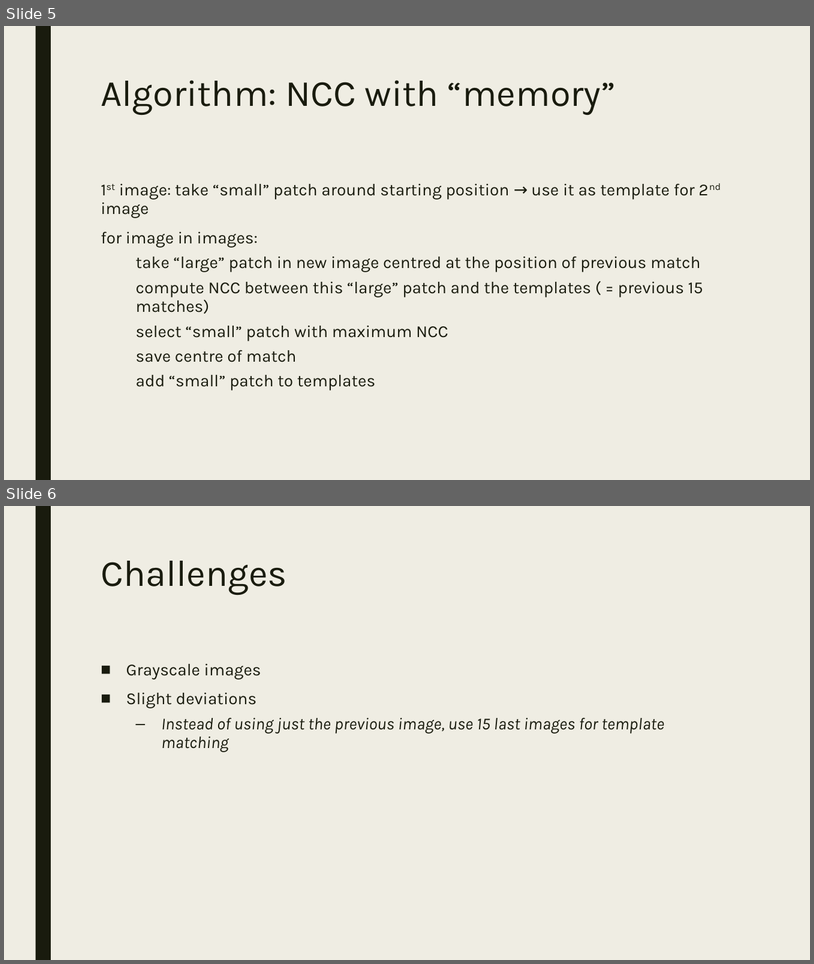
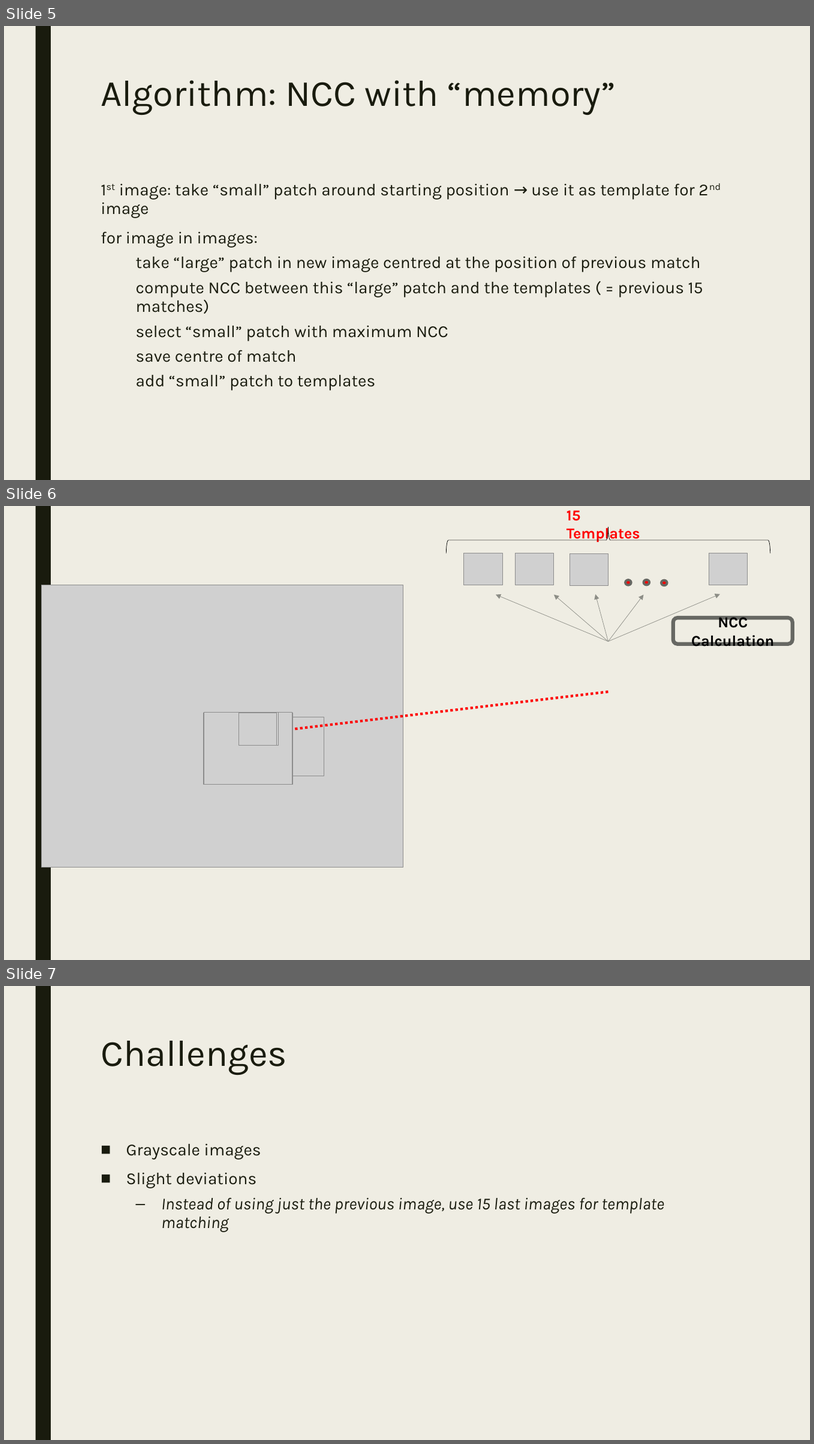
Before and after one commit to Shushalsec/ISIP, a slide deck: isip_presentation.pptx. Shown one above the other, each under a label of ours: slides 5 and 6 before the commit, slides 5, 6 and 7 after it. The pictures are 814x964 and 814x1444 pixels, drawn with LibreOffice and Linux fonts; fonts in the diff are those of the drawing; grey boxes stand for pictures. Boxes give left, top, right and bottom in pixels: in the first picture for what was removed or moved away, otherwise in the second. Text is boxed around its words. In the diff, an @@ line names an element or a change of style, - is before the commit and + after.

```diff
--- a/isip_presentation.pptx
+++ b/isip_presentation.pptx
@@ slide 6 added at (4,506,810,960), background #EFEDE3; not listed: 1 template element that a slide beside it also shows @@
@@ text added at (567,510,641,542), 18 pt, text #FF0000, bold @@
+15 Templates
@@ right brace added at (447,527,771,553), outline #000000 0.5 pt @@
@@ picture added at (464,553,503,585) @@
@@ picture added at (516,553,555,585) @@
@@ picture added at (570,554,609,586) @@
@@ picture added at (710,553,748,585) @@
@@ picture added at (42,585,403,867) @@
@@ ellipse added at (626,580,632,585), fill #FF0000, outline #686863 2.75 pt @@
@@ ellipse added at (644,580,650,585), fill #FF0000, outline #686863 2.75 pt @@
@@ ellipse added at (662,580,668,586), fill #FF0000, outline #686863 2.75 pt @@
@@ group added at (496,594,793,644): 5 arrows, 1 rounded rectangle @@
+NCC Calculation
@@ arrow added from (608, 692) to (260, 733), #FF0000 3 pt dashed @@
@@ picture added at (204,713,293,784) @@
@@ picture added at (204,712,293,784) @@
@@ picture added at (212,717,324,776) @@
@@ picture added at (239,712,278,745) @@
@@ picture added at (239,713,277,745) @@
@@ what was slide 6 is now slide 7 @@
```
